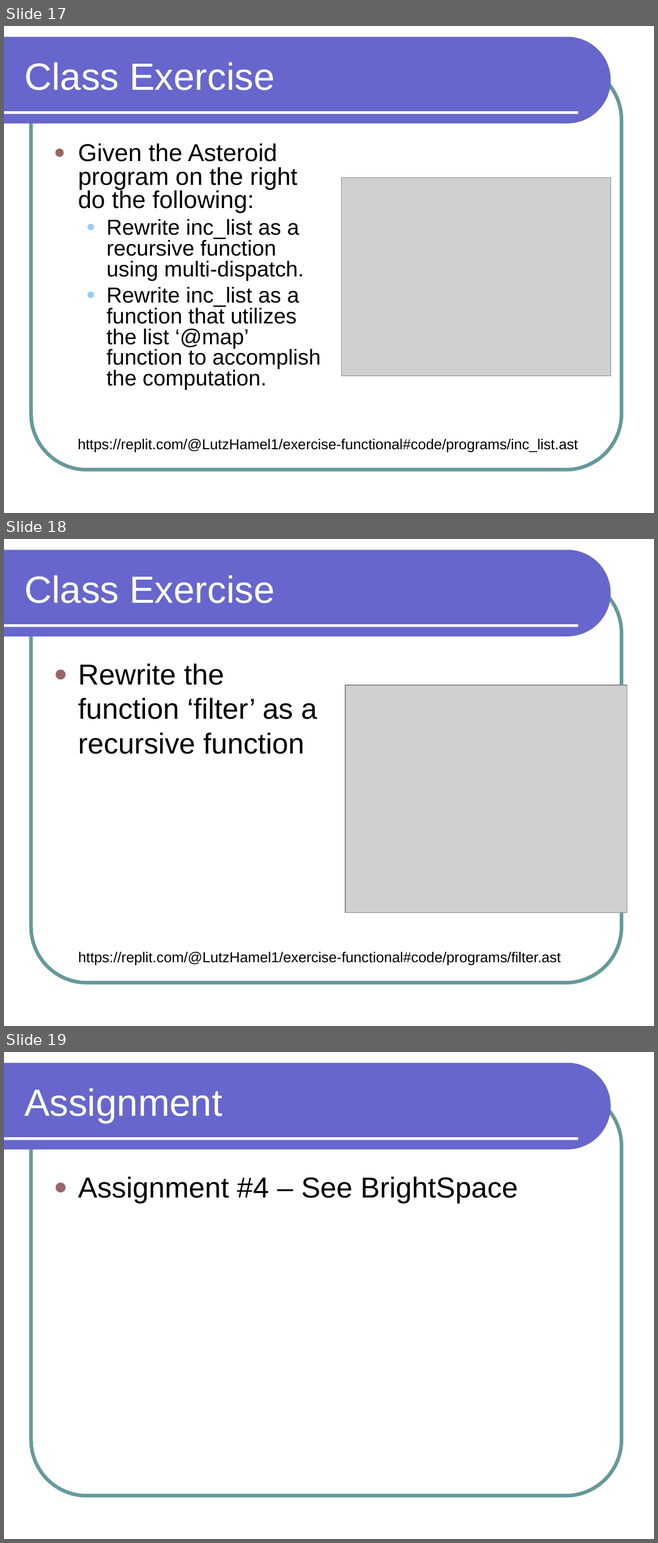
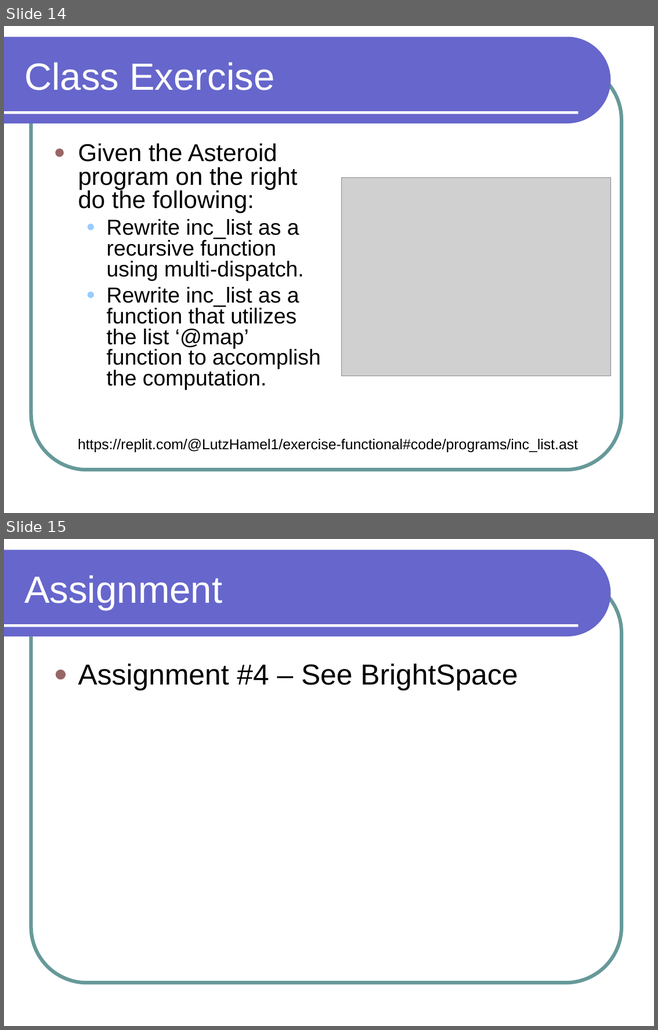
Before and after one commit to lutzhamel/CSC301, a slide deck: notes/csc301-ln014.ppt. Shown one above the other, each under a label of ours: slides 17, 18 and 19 before the commit, slides 14 and 15 after it. The pictures are 658x1543 and 658x1030 pixels, drawn with LibreOffice and Linux fonts; fonts in the diff are those of the drawing; grey boxes stand for pictures. Boxes give left, top, right and bottom in pixels: in the first picture for what was removed or moved away, otherwise in the second. Text is boxed around its words. In the diff, an @@ line names an element or a change of style, - is before the commit and + after.

```diff
--- a/notes/csc301-ln014.ppt
+++ b/notes/csc301-ln014.ppt
@@ slide 18 removed at (x1=4, y1=539, x2=654, y2=1026), background #FFFFFF; not listed: 3 template elements that a slide beside it also shows @@
@@ title removed at (x1=24, y1=575, x2=274, y2=603) @@
-Class Exercise
@@ text removed at (x1=78, y1=664, x2=317, y2=754) @@
-● Rewrite the function ‘filter’ as a recursive function
@@ picture removed at (x1=345, y1=685, x2=626, y2=913) @@
@@ text removed at (x1=78, y1=952, x2=561, y2=965) @@
-https://replit.com/@LutzHamel1/exercise-functional#code/programs/filter.ast
@@ what was slide 17 is now slide 14 @@
@@ what was slide 19 is now slide 15 @@
```
Also in this commit, not shown: 8 slides changed, 3 other slides removed, 14 other files.
